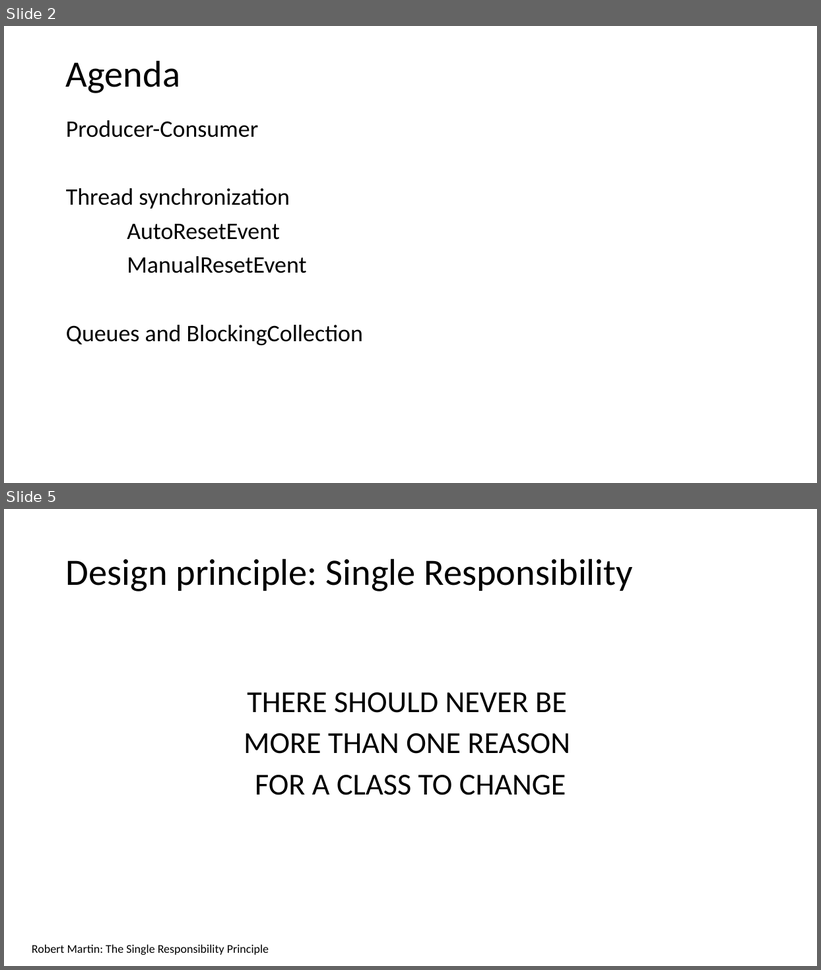
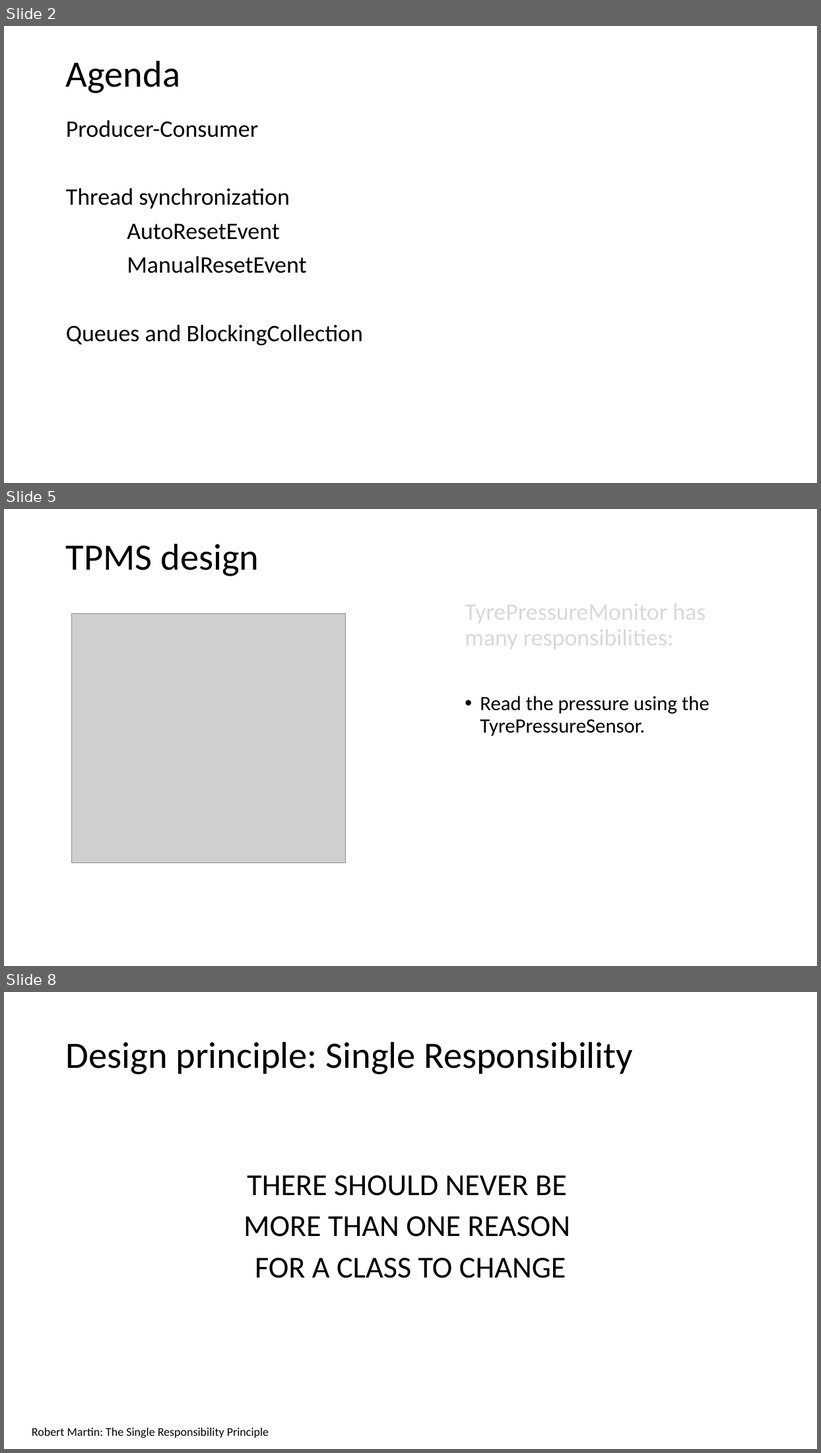
Before and after one commit to codesmurf/st3its3_teaching, a slide deck: 08 Thread Synchronization 2/Thread Synchronization pt 2.pptx. Shown one above the other, each under a label of ours: slides 2 and 5 before the commit, slides 2, 5 and 8 after it; the slides between them are not shown. The pictures are 821x970 and 821x1453 pixels, drawn with LibreOffice and Linux fonts; fonts in the diff are those of the drawing; grey boxes stand for pictures. Boxes give left, top, right and bottom in pixels: in the first picture for what was removed or moved away, otherwise in the second. Text is boxed around its words. In the diff, an @@ line names an element or a change of style, - is before the commit and + after.

```diff
--- a/08 Thread Synchronization 2/Thread Synchronization pt 2.pptx
+++ b/08 Thread Synchronization 2/Thread Synchronization pt 2.pptx
@@ slide 5 added at <box>4,509,817,966</box>, background #FFFFFF @@
@@ title added at <box>66,543,259,576</box>, 44 pt, text #000000 @@
+TPMS design
@@ text added at <box>465,597,710,736</box>, 28 pt, text #D9D9D9 @@
+TyrePressureMonitor has many responsibilities:
+• Read the pressure using the TyrePressureSensor.
@@ picture added at <box>72,613,346,863</box> @@
@@ what was slide 5 is now slide 8 @@
```
Also in this commit, not shown: 14 slides changed, 18 other slides added, 1 other file.
